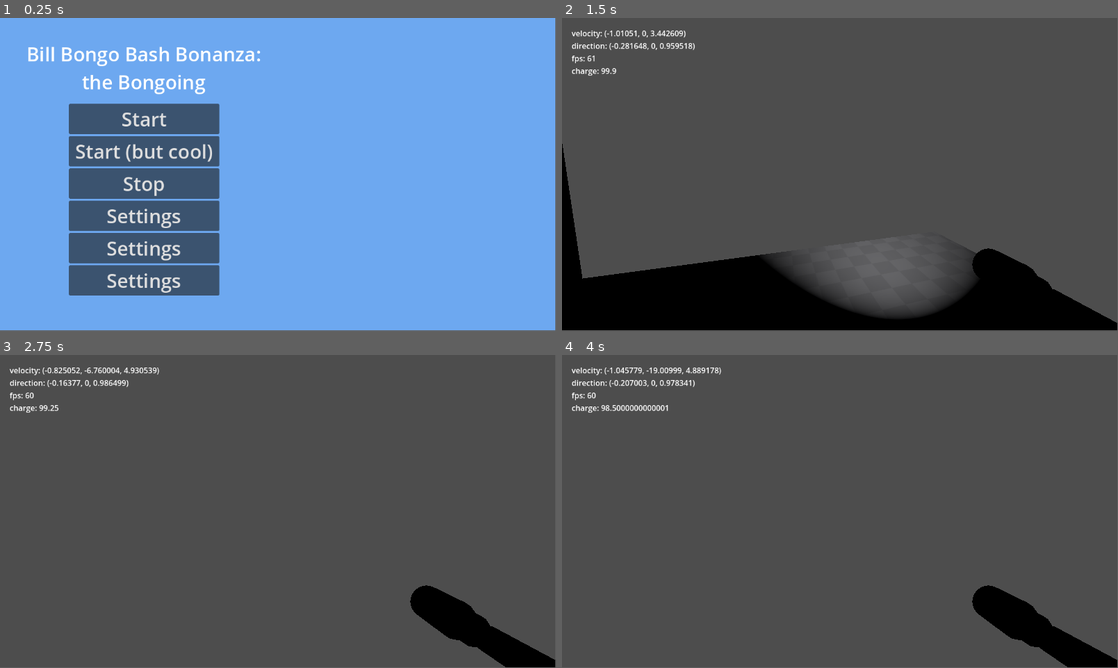
Above: before the commit, frames 1-4 (two rows, left to right).
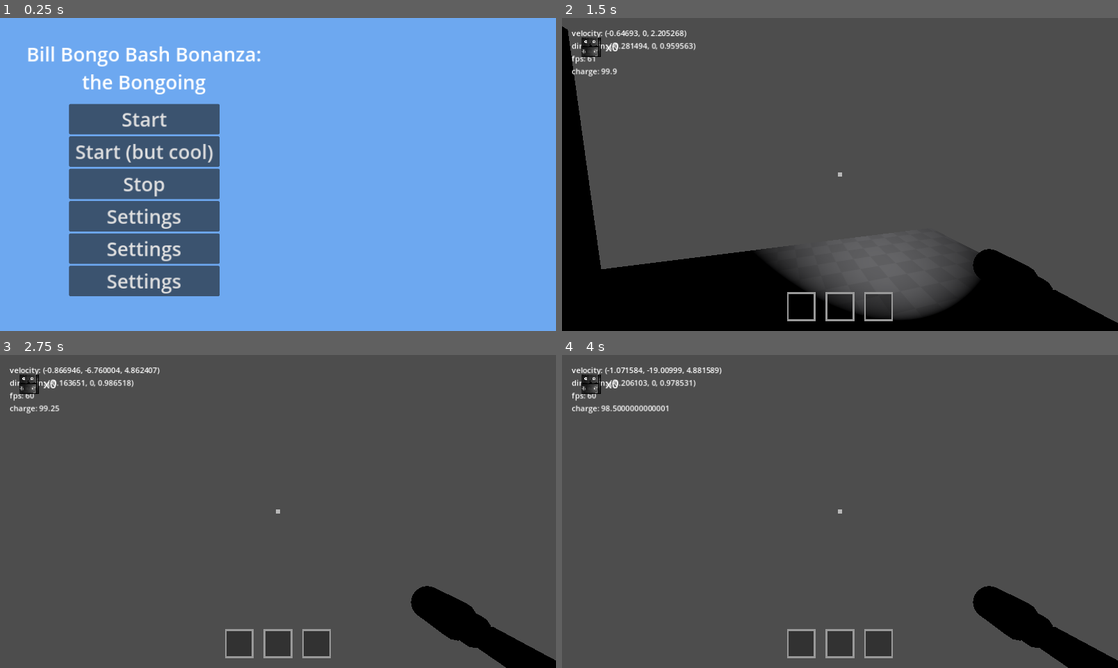
Above: after the commit, the same moments.

Repository: Soup-5/The-Greatest-Game
Game: Godot game, scene res://scenes/menus/main_menu.tscn
The game is run twice, just before and just after one commit, with the same random seed, the same clock (stepped at 60 frames per second) and the same inputs.
Inputs (mouse positions are in pixels of both pictures, inside the frame that each line leads up to):
- Up to frame 1 (0.25 s): no input
- Up to frame 2 (1.5 s): click "Start" at 0.5 s; move the mouse to (867, 171) at 1.27 s; hold W (move_forward) from 1.28 s (still down); click (867, 171) at 1.35 s
- Up to frame 3 (2.75 s): keep holding W (move_forward); tap Space (jump) at 1.52, 2.27 s; move the mouse to (250, 511) at 2.02 s; click (250, 511) at 2.1 s
- Up to frame 4 (4 s): keep holding W (move_forward); move the mouse to (851, 505) at 2.77 s; click (851, 505) at 2.85 s; move the mouse to (834, 514) at 3.52 s; click (834, 514) at 3.6 s; tap Space (jump) at 3.77 s
In our replay, the window is 799x449 before the commit and 800x450 after it. These sizes can differ from the game's own. Grey fills any space a smaller window leaves; there, only what the larger window draws over its background counts as a difference.

The runs differ from the first frame. In frame 1, 2.4% of the frame differs, in the area x 5-47%, y 9-89%; in frame 2, 4.5%, in the area x 0-100%, y 0-98%; in frame 3, 2.3%; in frame 4, 2.4%.

Commit message:
Add bare-bones UI setup

Diff:
--- a/project.godot
+++ b/project.godot
@@ -22,7 +22,9 @@
 
 [display]
 
+window/size/mode=2
 window/subwindows/embed_subwindows=false
+window/stretch/mode="canvas_items"
 
 [filesystem]
 
--- /dev/null
+++ b/resources/inventory_panel.tres
@@ -0,0 +1,9 @@
+[gd_resource type="StyleBoxFlat" format=3 uid="uid://c8oo2uaayg5tj"]
+
+[resource]
+bg_color = Color(0, 0, 0, 0.35)
+border_width_left = 4
+border_width_top = 4
+border_width_right = 4
+border_width_bottom = 4
+border_color = Color(0.6, 0.6, 0.6, 1)
--- a/scenes/game.tscn
+++ b/scenes/game.tscn
@@ -1,10 +1,11 @@
-[gd_scene load_steps=7 format=3 uid="uid://dfv4lotfqnr8j"]
+[gd_scene load_steps=8 format=3 uid="uid://dfv4lotfqnr8j"]
 
 [ext_resource type="Script" path="res://scripts/game_manager.gd" id="1_m0h4n"]
 [ext_resource type="Material" uid="uid://ct2ilse4omuqk" path="res://resources/protoype_texture.tres" id="1_rsd8p"]
 [ext_resource type="Script" path="res://scripts/menus/pause_menu.gd" id="2_dkl4k"]
 [ext_resource type="Script" path="res://scripts/menus/debug.gd" id="2_ey0o2"]
 [ext_resource type="PackedScene" uid="uid://cwdvbxqdw7jru" path="res://scenes/player.tscn" id="2_ma26v"]
+[ext_resource type="PackedScene" uid="uid://k83sxqpceoun" path="res://scenes/menus/hud.tscn" id="3_vnim8"]
 
 [sub_resource type="LabelSettings" id="LabelSettings_wo0yp"]
 font_size = 36
@@ -64,6 +65,8 @@
 size_flags_vertical = 6
 text = "Main Menu"
 
+[node name="HUD" parent="." instance=ExtResource("3_vnim8")]
+
 [node name="Debug Menu" type="MarginContainer" parent="."]
 offset_right = 21.0
 offset_bottom = 43.0
--- /dev/null
+++ b/scenes/menus/hud.tscn
@@ -0,0 +1,169 @@
+[gd_scene load_steps=8 format=3 uid="uid://k83sxqpceoun"]
+
+[ext_resource type="Script" path="res://scripts/hud.gd" id="1_1qfuy"]
+[ext_resource type="Texture2D" uid="uid://4racbd7qfssy" path="res://assets/vhs_cassette_3d/vhs_cassette.png" id="2_anakg"]
+[ext_resource type="StyleBox" uid="uid://c8oo2uaayg5tj" path="res://resources/inventory_panel.tres" id="3_r4spn"]
+
+[sub_resource type="LabelSettings" id="LabelSettings_1nced"]
+font_size = 24
+
+[sub_resource type="Gradient" id="Gradient_qm57n"]
+offsets = PackedFloat32Array(0, 0.3, 1)
+colors = PackedColorArray(0.705882, 0, 0, 1, 0.862745, 0.862745, 0, 1, 0.470588, 1, 0, 1)
+
+[sub_resource type="GradientTexture2D" id="GradientTexture2D_nxn2f"]
+gradient = SubResource("Gradient_qm57n")
+width = 20
+height = 180
+fill_from = Vector2(1, 1)
+
+[sub_resource type="LabelSettings" id="LabelSettings_jlmro"]
+font_size = 24
+
+[node name="HUD" type="CanvasLayer"]
+script = ExtResource("1_1qfuy")
+
+[node name="Tape Counter" type="MarginContainer" parent="."]
+offset_right = 40.0
+offset_bottom = 40.0
+theme_override_constants/margin_left = 40
+theme_override_constants/margin_top = 40
+
+[node name="HBoxContainer" type="HBoxContainer" parent="Tape Counter"]
+layout_mode = 2
+theme_override_constants/separation = 10
+
+[node name="Icon" type="TextureRect" parent="Tape Counter/HBoxContainer"]
+custom_minimum_size = Vector2(40, 40)
+layout_mode = 2
+size_flags_horizontal = 3
+texture = ExtResource("2_anakg")
+expand_mode = 1
+
+[node name="Count" type="Label" parent="Tape Counter/HBoxContainer"]
+layout_mode = 2
+size_flags_horizontal = 3
+size_flags_vertical = 1
+text = "x0"
+label_settings = SubResource("LabelSettings_1nced")
+horizontal_alignment = 1
+vertical_alignment = 1
+
+[node name="Inventory" type="MarginContainer" parent="."]
+anchors_preset = 7
+anchor_left = 0.5
+anchor_top = 1.0
+anchor_right = 0.5
+anchor_bottom = 1.0
+offset_left = -20.0
+offset_top = -40.0
+offset_right = 20.0
+grow_horizontal = 2
+grow_vertical = 0
+theme_override_constants/margin_bottom = 20
+
+[node name="HBoxContainer" type="HBoxContainer" parent="Inventory"]
+layout_mode = 2
+theme_override_constants/separation = 20
+
+[node name="Panel" type="Panel" parent="Inventory/HBoxContainer"]
+custom_minimum_size = Vector2(60, 60)
+layout_mode = 2
+theme_override_styles/panel = ExtResource("3_r4spn")
+
+[node name="Slot 1" type="TextureRect" parent="Inventory/HBoxContainer/Panel"]
+layout_mode = 1
+anchors_preset = 15
+anchor_right = 1.0
+anchor_bottom = 1.0
+grow_horizontal = 2
+grow_vertical = 2
+
+[node name="Panel2" type="Panel" parent="Inventory/HBoxContainer"]
+custom_minimum_size = Vector2(60, 60)
+layout_mode = 2
+theme_override_styles/panel = ExtResource("3_r4spn")
+
+[node name="Slot 2" type="TextureRect" parent="Inventory/HBoxContainer/Panel2"]
+layout_mode = 1
+anchors_preset = 15
+anchor_right = 1.0
+anchor_bottom = 1.0
+grow_horizontal = 2
+grow_vertical = 2
+
+[node name="Panel3" type="Panel" parent="Inventory/HBoxContainer"]
+custom_minimum_size = Vector2(60, 60)
+layout_mode = 2
+theme_override_styles/panel = ExtResource("3_r4spn")
+
+[node name="Slot 3" type="TextureRect" parent="Inventory/HBoxContainer/Panel3"]
+layout_mode = 1
+anchors_preset = 15
+anchor_right = 1.0
+anchor_bottom = 1.0
+grow_horizontal = 2
+grow_vertical = 2
+
+[node name="Flashlight Charge" type="MarginContainer" parent="."]
+anchors_preset = 6
+anchor_left = 1.0
+anchor_top = 0.5
+anchor_right = 1.0
+anchor_bottom = 0.5
+offset_left = -40.0
+offset_top = -20.0
+offset_bottom = 20.0
+grow_horizontal = 0
+grow_vertical = 2
+theme_override_constants/margin_right = 40
+
+[node name="Charge Progress" type="TextureProgressBar" parent="Flashlight Charge"]
+layout_mode = 2
+value = 100.0
+rounded = true
+fill_mode = 3
+texture_progress = SubResource("GradientTexture2D_nxn2f")
+
+[node name="Status Popup" type="MarginContainer" parent="."]
+anchors_preset = 8
+anchor_left = 0.5
+anchor_top = 0.5
+anchor_right = 0.5
+anchor_bottom = 0.5
+offset_left = -20.0
+offset_top = -20.0
+offset_right = 20.0
+offset_bottom = 20.0
+grow_horizontal = 2
+grow_vertical = 2
+theme_override_constants/margin_top = 90
+
+[node name="HBoxContainer" type="HBoxContainer" parent="Status Popup"]
+layout_mode = 2
+theme_override_constants/separation = 20
+
+[node name="TextureRect" type="TextureRect" parent="Status Popup/HBoxContainer"]
+layout_mode = 2
+size_flags_horizontal = 3
+expand_mode = 2
+
+[node name="Label" type="Label" parent="Status Popup/HBoxContainer"]
+layout_mode = 2
+size_flags_horizontal = 3
+size_flags_vertical = 1
+label_settings = SubResource("LabelSettings_jlmro")
+
+[node name="Crosshair Container" type="CenterContainer" parent="."]
+anchors_preset = 15
+anchor_right = 1.0
+anchor_bottom = 1.0
+grow_horizontal = 2
+grow_vertical = 2
+mouse_filter = 2
+
+[node name="Crosshair" type="ColorRect" parent="Crosshair Container"]
+custom_minimum_size = Vector2(10, 10)
+layout_mode = 2
+mouse_filter = 2
+color = Color(1, 1, 1, 0.6)
--- /dev/null
+++ b/scripts/hud.gd
@@ -0,0 +1,13 @@
+extends CanvasLayer
+
+@onready var tape_counter: MarginContainer = $'Tape Counter'
+@onready var inventory: MarginContainer = $Inventory
+@onready var flashlight_charge: MarginContainer = $'Flashlight Charge'
+@onready var status_msg: MarginContainer = $'Status Popup'
+
+@export var player: Player
+
+func _ready() -> void:
+	## set visibilities
+	flashlight_charge.hide()
+	status_msg.hide()
--- a/scripts/player.gd
+++ b/scripts/player.gd
@@ -1,3 +1,4 @@
+class_name Player
 extends CharacterBody3D
 
 @onready var gravity: float = ProjectSettings.get_setting("physics/3d/default_gravity")
@@ -6,7 +7,7 @@
 @onready var pickup_range: RayCast3D = $Head/RayCast3D
 
 @export var move_speed: float = 5.0
-@export_range(0.0, 1.0) var acceleration: float = 0.1
+@export_range(0.0, 1.0) var acceleration: float = 0.05
 @export_range(0.0, 1.0) var frictional_inertia: float = 0.1
 @export var jump_force: float = 5.0
 @export var mouse_sense: float = 1.0
Not shown, added: assets/vhs_cassette_3d/VHS_cassette.mtl
Not shown, added: assets/vhs_cassette_3d/VHS_cassette.obj
Not shown, added: assets/vhs_cassette_3d/VHS_cassette.obj.import
Binary file added: assets/vhs_cassette_3d/vhs_cassette.png
Not shown, added: assets/vhs_cassette_3d/vhs_cassette.png.import
Not shown, added: assets/vhs_cassette_3d/VHS_cassette.blend
